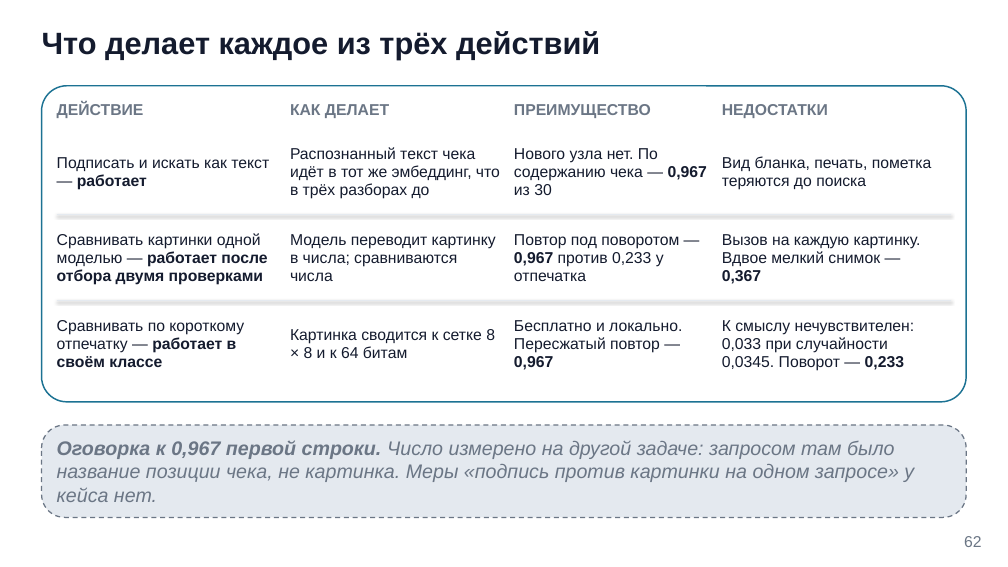
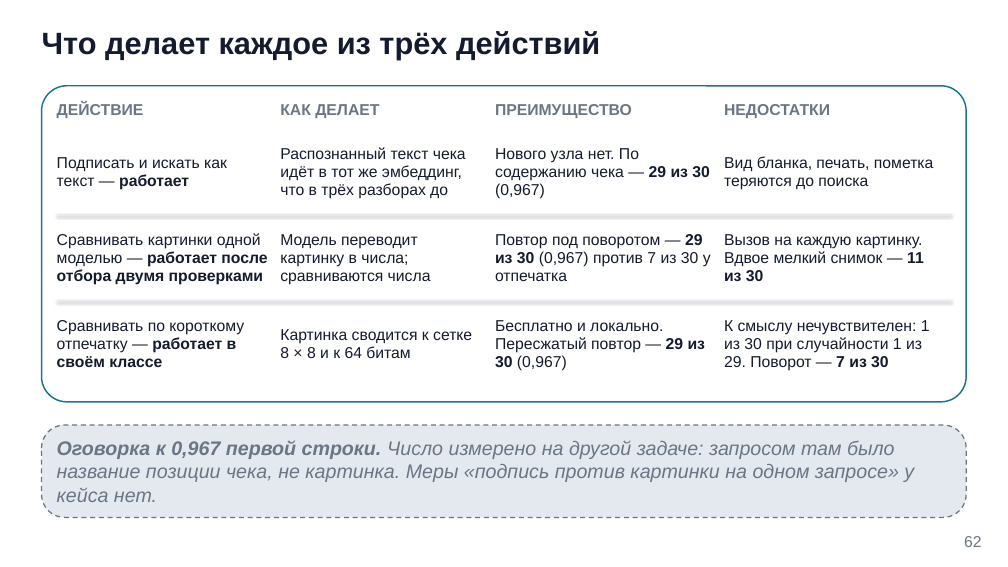
Before and after one commit to tellina-study/AI-usage-lessons, a slide deck: slide 62 of library/seminars/sem-10/rendered/sem-10.pptx. Drawn at 1008x567 pixels with LibreOffice and Linux fonts; fonts in the diff are those of the drawing. Boxes give left, top, right and bottom in pixels: in the first picture for what was removed or moved away, otherwise in the second. Text is boxed around its words. In the diff, an @@ line names an element or a change of style, - is before the commit and + after.

```diff
--- a/library/seminars/sem-10/rendered/sem-10.pptx
+++ b/library/seminars/sem-10/rendered/sem-10.pptx
@@ text "КАК ДЕЛАЕТ": place and size @@
-text "КАК ДЕЛАЕТ" at box(290, 104, 389, 118)
+text "КАК ДЕЛАЕТ" at box(280, 104, 379, 118)
@@ text "ПРЕИМУЩЕСТВО": place and size @@
-text "ПРЕИМУЩЕСТВО" at box(514, 104, 651, 118)
+text "ПРЕИМУЩЕСТВО" at box(495, 104, 632, 118)
@@ text "Подписать и искать как текст ..." rewrapped from box(57, 157, 269, 190) to box(57, 157, 227, 190) @@
@@ text "Распознанный текст чека идёт в ..." rewrapped from box(290, 147, 500, 199) to box(280, 147, 466, 199) @@
@@ text at box(495, 148, 710, 199): text changed @@
-Нового узла нет. По содержанию чека — 0,967 из 30
+Нового узла нет. По содержанию чека — 29 из 30 (0,967)
@@ text "Модель переводит картинку в числа; ..." rewrapped from box(290, 234, 496, 281) to box(280, 234, 431, 285) @@
@@ text at box(495, 234, 711, 281): text changed @@
-Повтор под поворотом — 0,967 против 0,233 у отпечатка
+Повтор под поворотом — 29 из 30 (0,967) против 7 из 30 у отпечатка
@@ text at box(724, 234, 924, 281): text changed @@
-Вызов на каждую картинку. Вдвое мелкий снимок — 0,367
+Вызов на каждую картинку. Вдвое мелкий снимок — 11 из 30
@@ text "Картинка сводится к сетке 8 ..." rewrapped from box(290, 329, 495, 358) to box(280, 329, 472, 358) @@
@@ text at box(495, 320, 705, 371): text changed @@
-Бесплатно и локально. Пересжатый повтор — 0,967
+Бесплатно и локально. Пересжатый повтор — 29 из 30 (0,967)
@@ text at box(724, 320, 930, 371): text changed @@
-К смыслу нечувствителен: 0,033 при случайности 0,0345. Поворот — 0,233
+К смыслу нечувствителен: 1 из 30 при случайности 1 из 29. Поворот — 7 из 30
```
Also in this commit, not shown: 12 other slides changed, 1 slide added, 1 slide removed, 4 other files.
